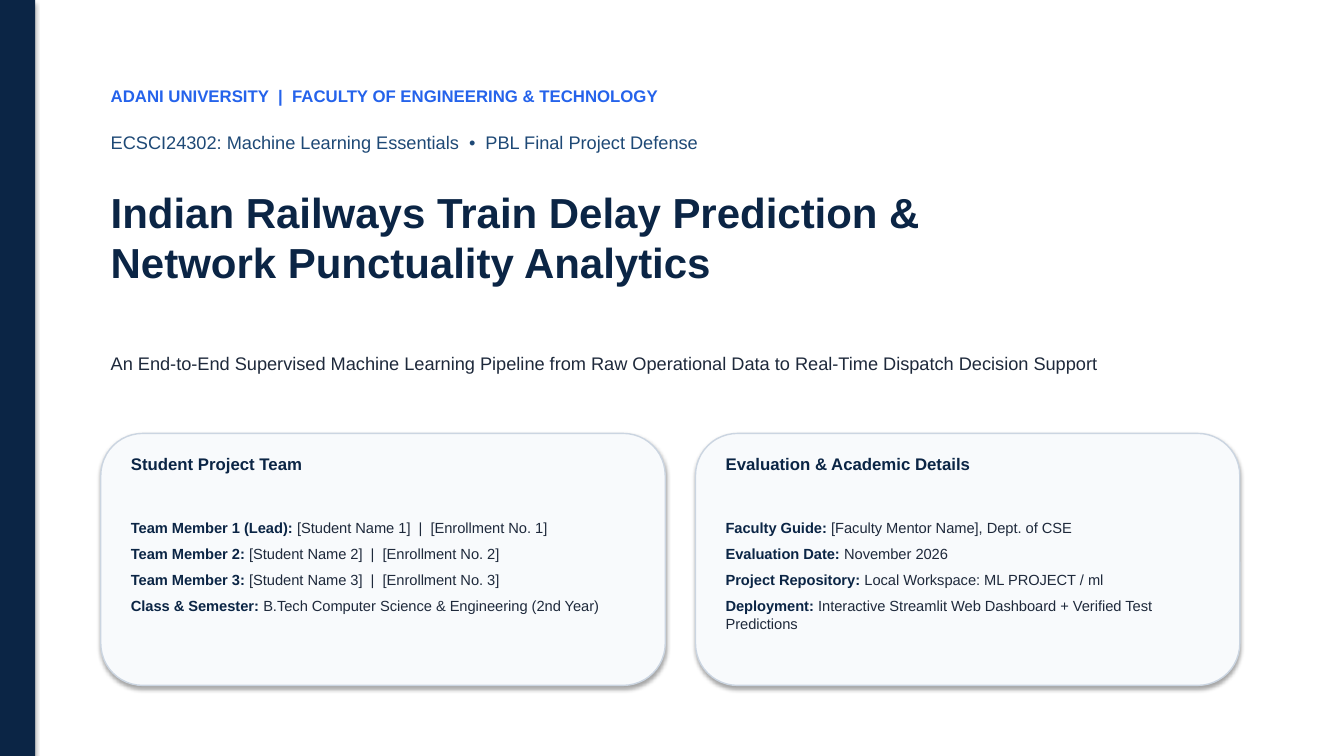
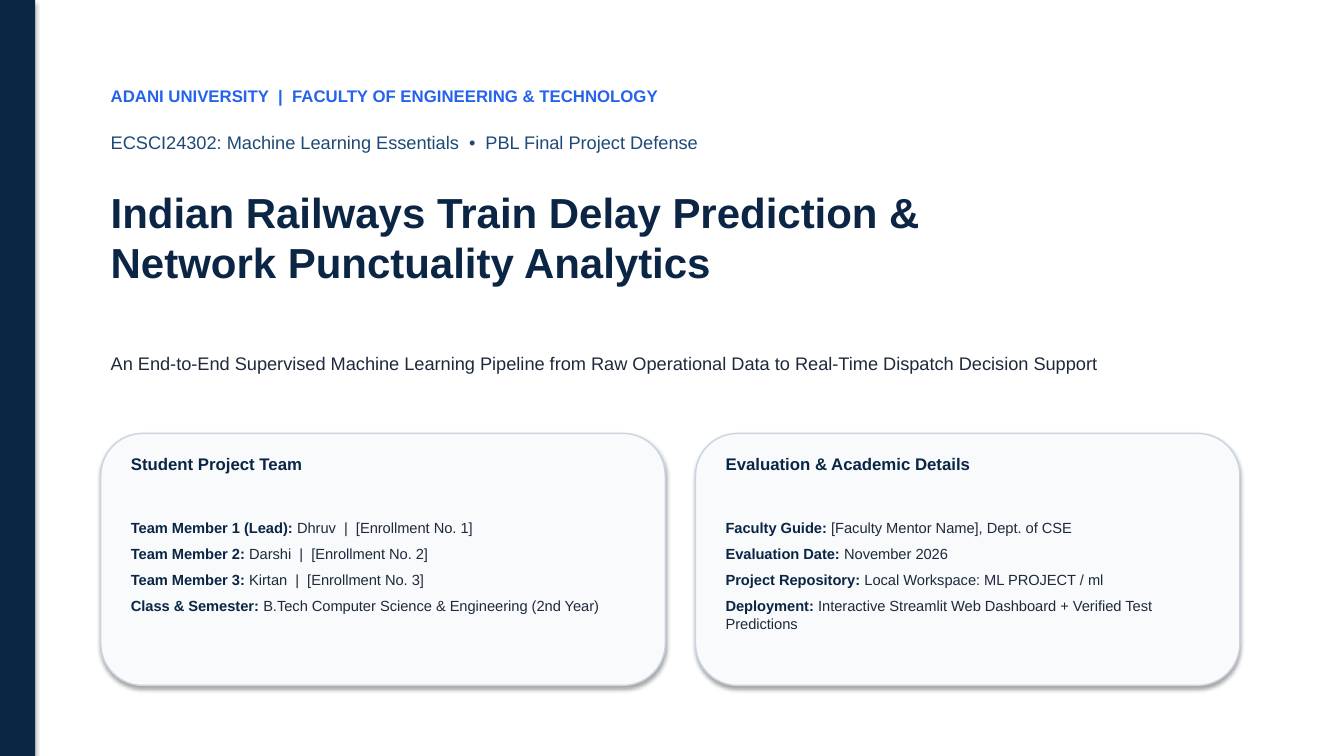
Before and after one commit to kirtan-thakkar/ml, a slide deck: slide 1 of deliverables/Project_Presentation.pptx. Drawn at 1344x756 pixels with LibreOffice and Linux fonts; fonts in the diff are those of the drawing. Boxes give left, top, right and bottom in pixels: in the first picture for what was removed or moved away, otherwise in the second. Text is boxed around its words. In the diff, an @@ line names an element or a change of style, - is before the commit and + after.

```diff
--- a/deliverables/Project_Presentation.pptx
+++ b/deliverables/Project_Presentation.pptx
@@ text at (131,522,473,588): text changed @@
-Team Member 1 (Lead): [Student Name 1] | [Enrollment No. 1]
-Team Member 2: [Student Name 2] | [Enrollment No. 2]
-Team Member 3: [Student Name 3] | [Enrollment No. 3]
+Team Member 1 (Lead): Dhruv | [Enrollment No. 1]
+Team Member 2: Darshi | [Enrollment No. 2]
+Team Member 3: Kirtan | [Enrollment No. 3]
```
Also in this commit, not shown: 13 other files.
